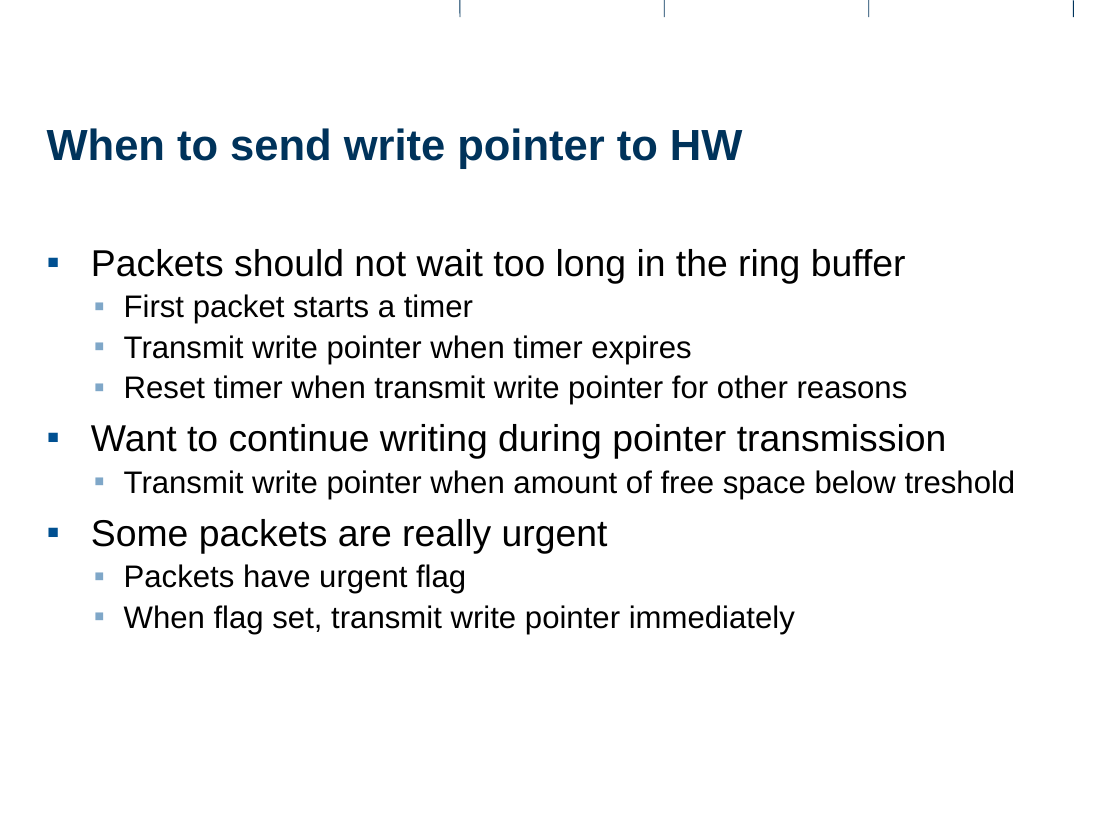
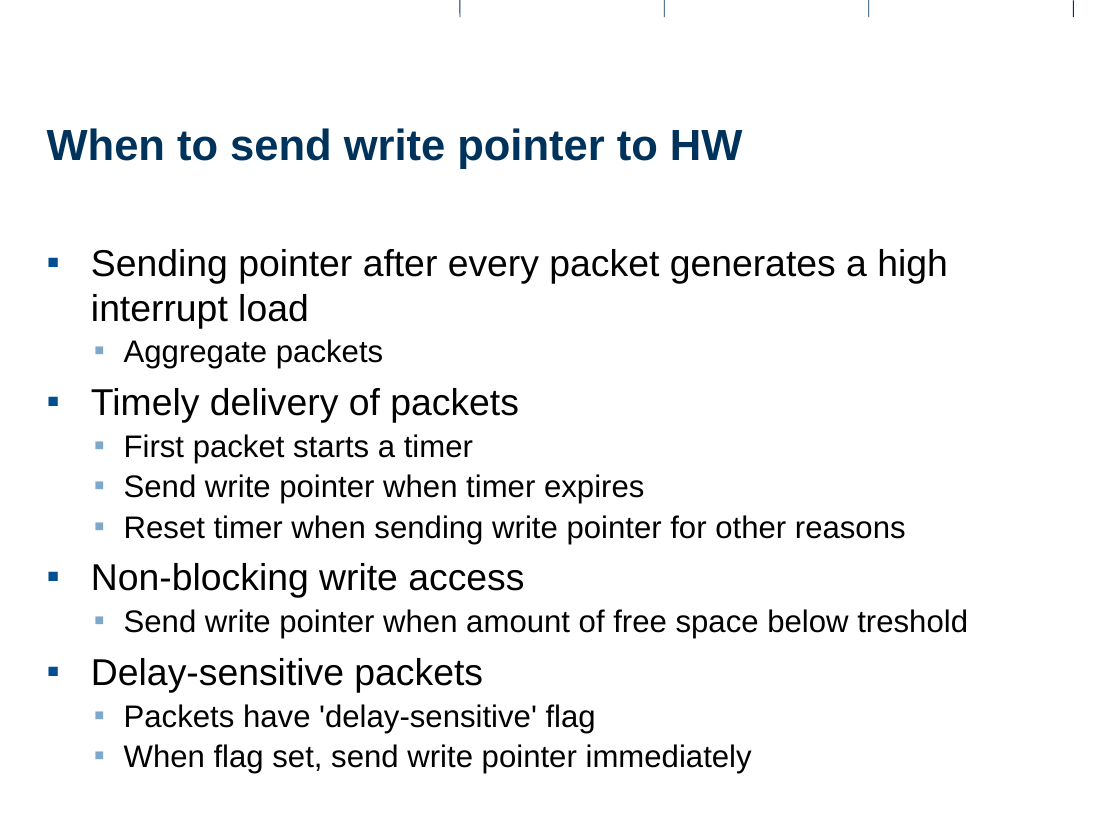
Before and after one commit to rihuber/ma, a slide deck: slide 19 of documents/presentations/intermediate2/intermediate2.odp (slide 17 before the commit). Drawn at 1120x840 pixels with LibreOffice and Linux fonts; fonts in the diff are those of the drawing; background and template pictures are left out. Boxes give left, top, right and bottom in pixels: in the first picture for what was removed or moved away, otherwise in the second. Text is boxed around its words. In the diff, an @@ line names an element or a change of style, - is before the commit and + after.

```diff
--- a/documents/presentations/intermediate2/intermediate2.odp
+++ b/documents/presentations/intermediate2/intermediate2.odp
@@ text at (91, 249, 948, 423): text changed @@
-▪ Packets should not wait too long in the ring buffer
+▪ Sending pointer after every packet generates a high interrupt load
+  ▪ Aggregate packets
+▪ Timely delivery of packets
@@ text at (91, 474, 968, 773): text changed @@
-  ▪ Transmit write pointer when timer expires
-  ▪ Reset timer when transmit write pointer for other reasons
-▪ Want to continue writing during pointer transmission
-  ▪ Transmit write pointer when amount of free space below treshold
-▪ Some packets are really urgent
-  ▪ Packets have urgent flag
-  ▪ When flag set, transmit write pointer immediately
+  ▪ Send write pointer when timer expires
+  ▪ Reset timer when sending write pointer for other reasons
+▪ Non-blocking write access
+  ▪ Send write pointer when amount of free space below treshold
+▪ Delay-sensitive packets
+  ▪ Packets have 'delay-sensitive' flag
+  ▪ When flag set, send write pointer immediately
```
Also in this commit, not shown: 6 other slides changed, 3 slides added, 1 slide removed, 37 other files.
